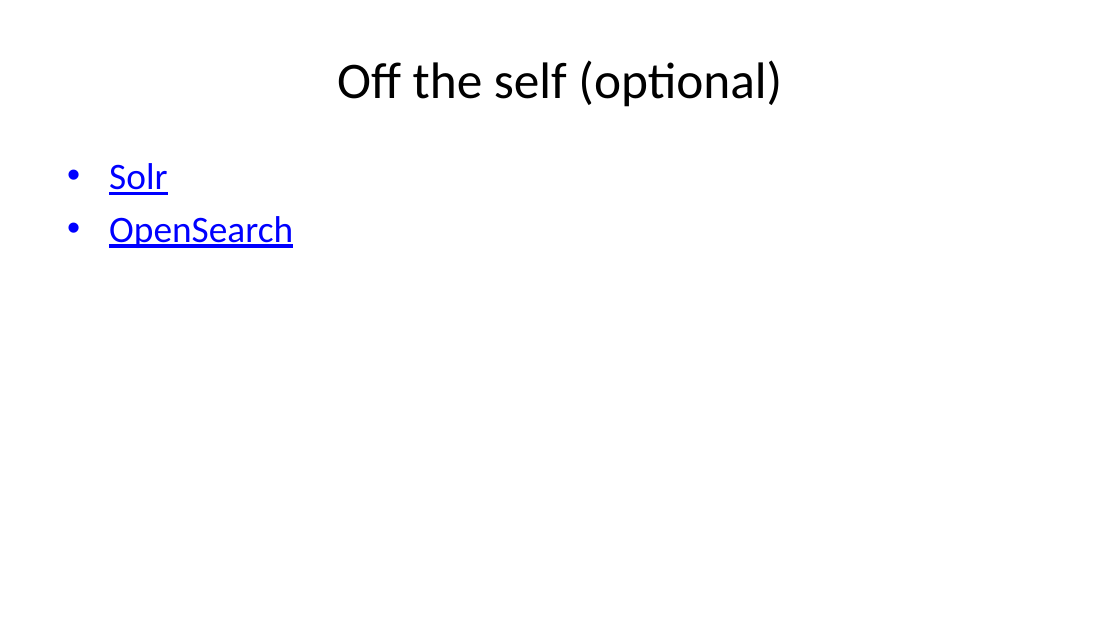
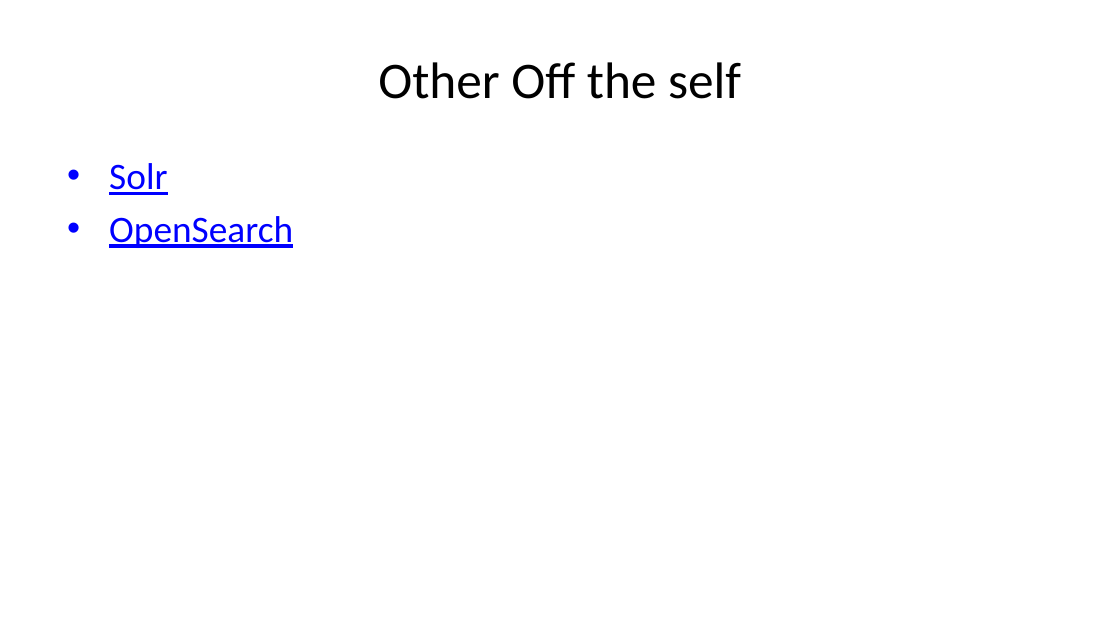
Before and after one commit to caltechlibrary/newt, a slide deck: slide 13 of presentation3/newt-p3.pptx. Drawn at 1120x630 pixels with LibreOffice and Linux fonts; fonts in the diff are those of the drawing. Boxes give left, top, right and bottom in pixels: in the first picture for what was removed or moved away, otherwise in the second. Text is boxed around its words. In the diff, an @@ line names an element or a change of style, - is before the commit and + after.

```diff
--- a/presentation3/newt-p3.pptx
+++ b/presentation3/newt-p3.pptx
@@ title at box(378, 62, 741, 99): text changed @@
-Off the self (optional)
+Other Off the self
```
Also in this commit, not shown: 5 other slides changed, 41 other files.
